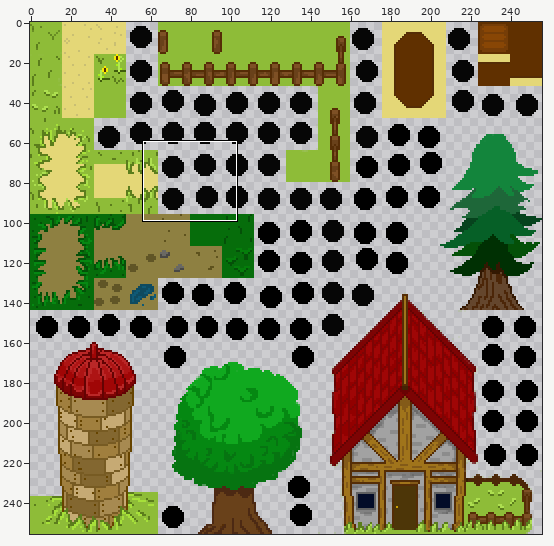
A sprite sheet gets an edit: TheDarkFarm/Assets/Art/Tilemaps/AM_EnviornmentTilemap_256x256 (1).png. Above, an overview of the earlier version with the close-up marked.
Close-up. First the earlier version:
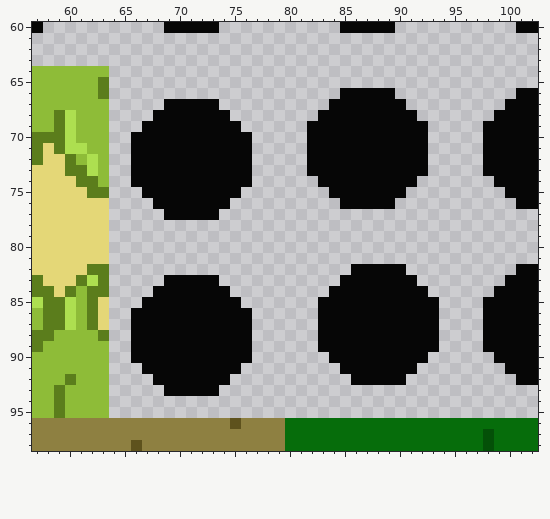
The file is 256x256 pixels. Pixels under 10% opacity are left out. Colours within 5 levels of each other are drawn and written as one. Shown: x 57..102, y 60..98.
After the commit:
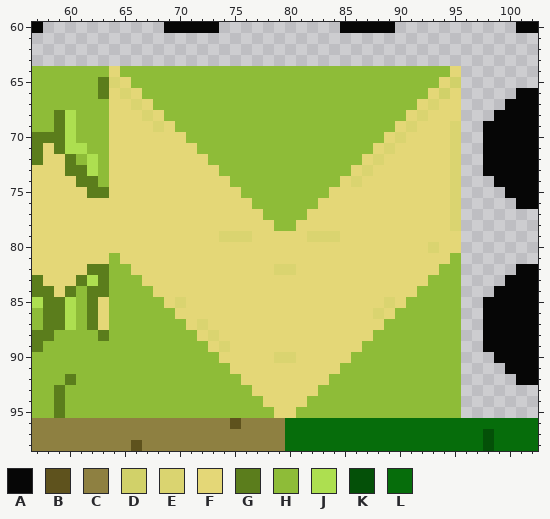
Palette (. is transparent): A #060606  B #5e521d  C #8e8041  D #d1d169  E #dad470  F #e4d777  G #5b7d1c  H #8ebc38  J #addf50  K #045008  L #066d0b
Changes in this commit:
Changed rows in their new state; - is an unchanged pixel.
first column x 64:
64 FHHHHHHHHHHHHHHHHHHHHHHHHHHHHHHF
65 EFHHHHHHHHHHHHHHHHHHHHHHHHHHHHFD
66 FEFHHHHHHHHHHHHHHHHHHHHHHHHHHFDF
67 FFEFHHHHHHHHHHHHHHHHHHHHHHHHFEFF
68 FFFEFHHHHHHHHHHHHHHHHHHHHHHFEFFF
69 FFFFEFHHHHHHHHHHHHHHHHHHHHFEFFFE
70 FFFFFFFHHHHHHHHHHHHHHHHHHFEFFFFE
71 FFFFFFFFHHHHHHHHHHHHHHHHFEFFFFFE
72 FFFFFFFFFHHHHHHHHHHHHHHFEFFFFFFE
73 FFFFFFFFFFHHHHHHHHHHHHFEFFFFFFFE
74 FFFFFFFFFFFHHHHHHHHHHFEFFFFFFFFE
75 FFFFFFFFFFFFHHHHHHHHFFFFFFFFFFFE
76 FFFFFFFFFFFFFHHHHHHFFFFFFFFFFFFE
77 FFFFFFFFFFFFFFHHHHFFFFFFFFFFFFFE
78 FFFFFFFFFFFFFFFHHFFFFFFFFFFFFFFE
79 FFFFFFFFFFEEEFFFFFEEEFFFFFFFFFFF
80 FFFFFFFFFFFFFFFFFFFFFFFFFFFFFEFF
81 HFFFFFFFFFFFFFFFFFFFFFFFFFFFFFFH
82 HHFFFFFFFFFFFFFEEFFFFFFFFFFFFFHH
83 HHHFFFFFFFFFFFFFFFFFFFFFFFFFFHHH
84 HHHHFFFFFFFFFFFFFFFFFFFFFFFFHHHH
85 HHHHHFEFFFFFFFFFFFFFFFFFFEFHHHHH
86 HHHHHHFFFFFFFFFFFFFFFFFFEFHHHHHH
87 HHHHHHHFEFFFFFFFFFFFFFFFFHHHHHHH
88 HHHHHHHHFEFFFFFFFFFFFFFFHHHHHHHH
89 HHHHHHHHHFEFFFFFFFFFFFFHHHHHHHHH
90 HHHHHHHHHHFFFFFEEFFFFFHHHHHHHHHH
91 HHHHHHHHHHHFFFFFFFFFFHHHHHHHHHHH
92 HHHHHHHHHHHHFFFFFFFFHHHHHHHHHHHH
93 HHHHHHHHHHHHHFFFFFFHHHHHHHHHHHHH
94 HHHHHHHHHHHHHHFFFFHHHHHHHHHHHHHH
95 HHHHHHHHHHHHHHHFFHHHHHHHHHHHHHHH
